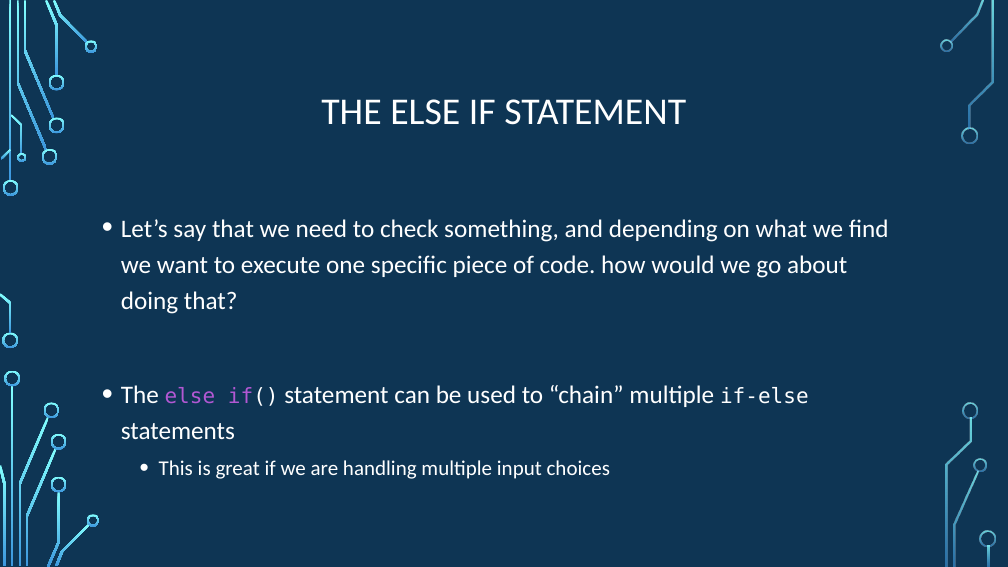
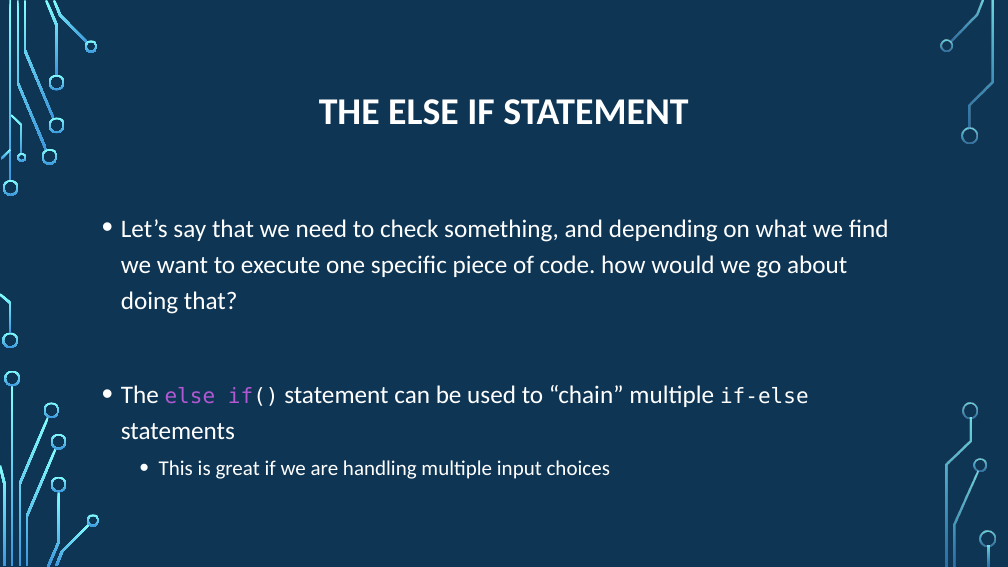
Before and after one commit to psypdt/ZIS_C-_Summer_Course_2019, a slide deck: slide 21 of Day_2/Day_2.pptx. Drawn at 1008x567 pixels with LibreOffice and Linux fonts; fonts in the diff are those of the drawing; background and template pictures are left out. Boxes give left, top, right and bottom in pixels: in the first picture for what was removed or moved away, otherwise in the second. Text is boxed around its words. In the diff, an @@ line names an element or a change of style, - is before the commit and + after.

```diff
--- a/Day_2/Day_2.pptx
+++ b/Day_2/Day_2.pptx
@@ title "THE ELSE IF STATEMENT" at (x1=319, y1=99, x2=688, y2=125): bold on @@
```
Also in this commit, not shown: 10 other slides changed, 1 other file.
